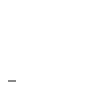
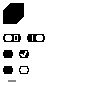
Before/after of a (100, 100) layered artwork. What changed in the layer stack:
painted on "Background" over [3, 3, 45, 74]
